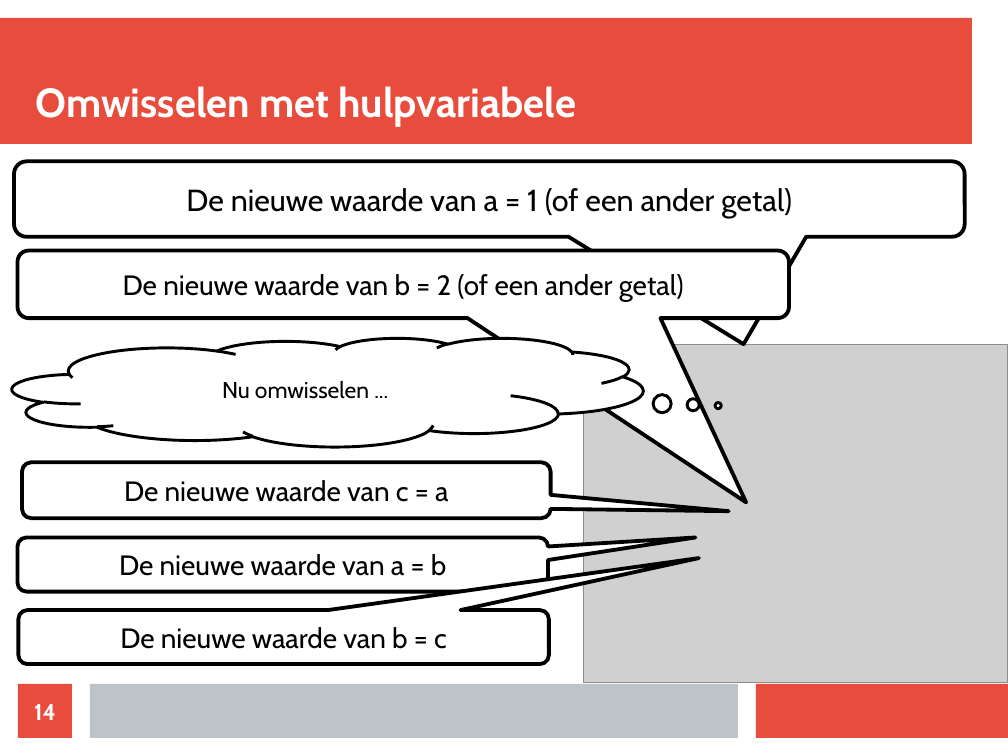
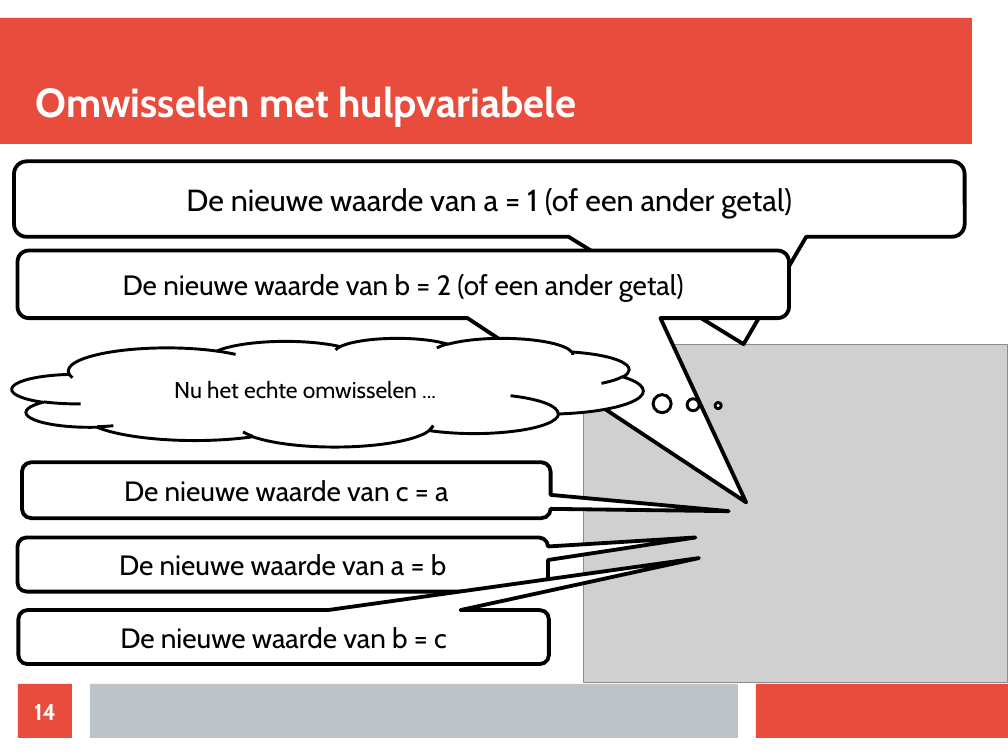
Before and after one commit to djog/dojo, a slide deck: slide 14 of LessenAlgemeen/Variabelen/Variabelen.odp. Drawn at 1008x756 pixels with LibreOffice and Linux fonts; fonts in the diff are those of the drawing; grey boxes stand for pictures. Boxes give left, top, right and bottom in pixels: in the first picture for what was removed or moved away, otherwise in the second. Text is boxed around its words. In the diff, an @@ line names an element or a change of style, - is before the commit and + after.

```diff
--- a/LessenAlgemeen/Variabelen/Variabelen.odp
+++ b/LessenAlgemeen/Variabelen/Variabelen.odp
@@ text in thought cloud at bbox=[174, 381, 417, 399]: text changed @@
-Nu omwisselen ...
+Nu het echte omwisselen ...
```
Also in this commit, not shown: 3 other slides changed, 3 other files.
